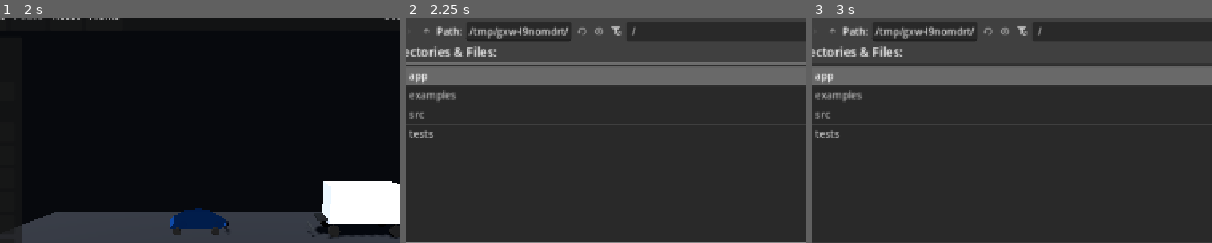
Above: before the commit, frames 1-3 (left to right).
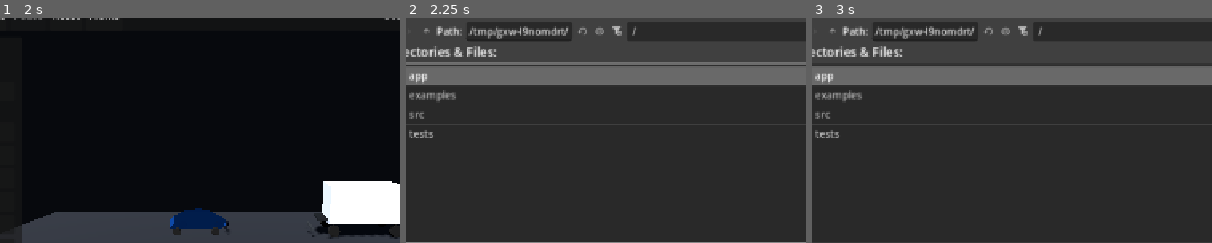
Above: after the commit, the same moments.

Repository: ArrowSK/crashvector
Game: Godot game, scene res://app/main.tscn
Same seed, same stepped clock (60 frames per second), same inputs: the game is played once before the commit and once after it.
Inputs (mouse positions are % of the whole screen's width and height, from its top left):
- Up to frame 1 (2 s): click "New" at 0.5 s; click "New" at 1.25 s
- Up to frame 2 (2.25 s): click "Open" at 2 s
- Up to frame 3 (3 s): click (35, 58) at 2.77 s; type "12" at 2.85 s
The pictures show only the part of the screen within x 18-68%, y 5-55%; the shares and areas given below are measured in that part.

Frame 1 is identical in both runs. In frame 2, 0.1% of the frame differs, in the area x 42-58%, y 3-8%; in frame 3, 0.1%.

Commit message:
M4: improve structural kinematic precision

Diff:
--- a/src/structural/structural_model.gd
+++ b/src/structural/structural_model.gd
@@ -106,33 +106,48 @@
 				first_contact_time_s = elapsed_s
 
 func total_mass_kg() -> float:
-	var result := 0.0
+	var result: float = 0.0
 	for node in nodes:
 		result += node.mass_kg
 	return result
 
 func center_of_mass_m() -> Vector3:
-	var weighted := Vector3.ZERO
-	var total_mass := 0.0
-	for node in nodes:
-		weighted += node.position_m * node.mass_kg
+	var weighted_x: float = 0.0
+	var weighted_y: float = 0.0
+	var weighted_z: float = 0.0
+	var total_mass: float = 0.0
+	for node in nodes:
+		weighted_x += float(node.position_m.x) * node.mass_kg
+		weighted_y += float(node.position_m.y) * node.mass_kg
+		weighted_z += float(node.position_m.z) * node.mass_kg
 		total_mass += node.mass_kg
 	if total_mass <= 0.0:
 		return Vector3.ZERO
-	return weighted / total_mass
+	return Vector3(weighted_x / total_mass, weighted_y / total_mass, weighted_z / total_mass)
 
 func average_velocity_ms() -> Vector3:
-	var momentum := total_momentum_kg_ms()
-	var total_mass := total_mass_kg()
+	var weighted_x: float = 0.0
+	var weighted_y: float = 0.0
+	var weighted_z: float = 0.0
+	var total_mass: float = 0.0
+	for node in nodes:
+		weighted_x += float(node.velocity_ms.x) * node.mass_kg
+		weighted_y += float(node.velocity_ms.y) * node.mass_kg
+		weighted_z += float(node.velocity_ms.z) * node.mass_kg
+		total_mass += node.mass_kg
 	if total_mass <= 0.0:
 		return Vector3.ZERO
-	return momentum / total_mass
+	return Vector3(weighted_x / total_mass, weighted_y / total_mass, weighted_z / total_mass)
 
 func total_momentum_kg_ms() -> Vector3:
-	var momentum := Vector3.ZERO
-	for node in nodes:
-		momentum += node.velocity_ms * node.mass_kg
-	return momentum
+	var momentum_x: float = 0.0
+	var momentum_y: float = 0.0
+	var momentum_z: float = 0.0
+	for node in nodes:
+		momentum_x += float(node.velocity_ms.x) * node.mass_kg
+		momentum_y += float(node.velocity_ms.y) * node.mass_kg
+		momentum_z += float(node.velocity_ms.z) * node.mass_kg
+	return Vector3(momentum_x, momentum_y, momentum_z)
 
 func average_position_for_nodes(indices: PackedInt32Array) -> Vector3:
 	if indices.is_empty():
@@ -149,14 +164,21 @@
 func average_velocity_for_nodes(indices: PackedInt32Array) -> Vector3:
 	if indices.is_empty():
 		return Vector3.ZERO
-	var weighted := Vector3.ZERO
-	var total_mass := 0.0
+	var weighted_x: float = 0.0
+	var weighted_y: float = 0.0
+	var weighted_z: float = 0.0
+	var total_mass: float = 0.0
 	for index in indices:
 		if index < 0 or index >= nodes.size():
 			continue
-		weighted += nodes[index].velocity_ms * nodes[index].mass_kg
-		total_mass += nodes[index].mass_kg
-	return Vector3.ZERO if total_mass <= 0.0 else weighted / total_mass
+		var node := nodes[index]
+		weighted_x += float(node.velocity_ms.x) * node.mass_kg
+		weighted_y += float(node.velocity_ms.y) * node.mass_kg
+		weighted_z += float(node.velocity_ms.z) * node.mass_kg
+		total_mass += node.mass_kg
+	if total_mass <= 0.0:
+		return Vector3.ZERO
+	return Vector3(weighted_x / total_mass, weighted_y / total_mass, weighted_z / total_mass)
 
 func total_kinetic_energy_j() -> float:
 	var result := 0.0
